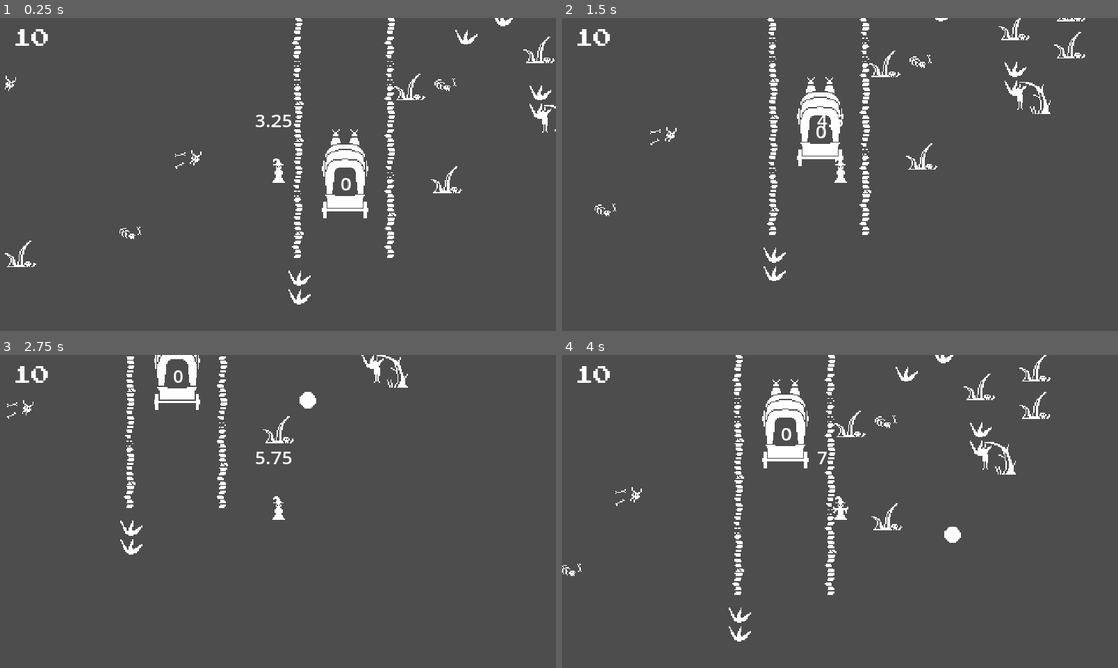
Above: before the commit, frames 1-4 (two rows, left to right).
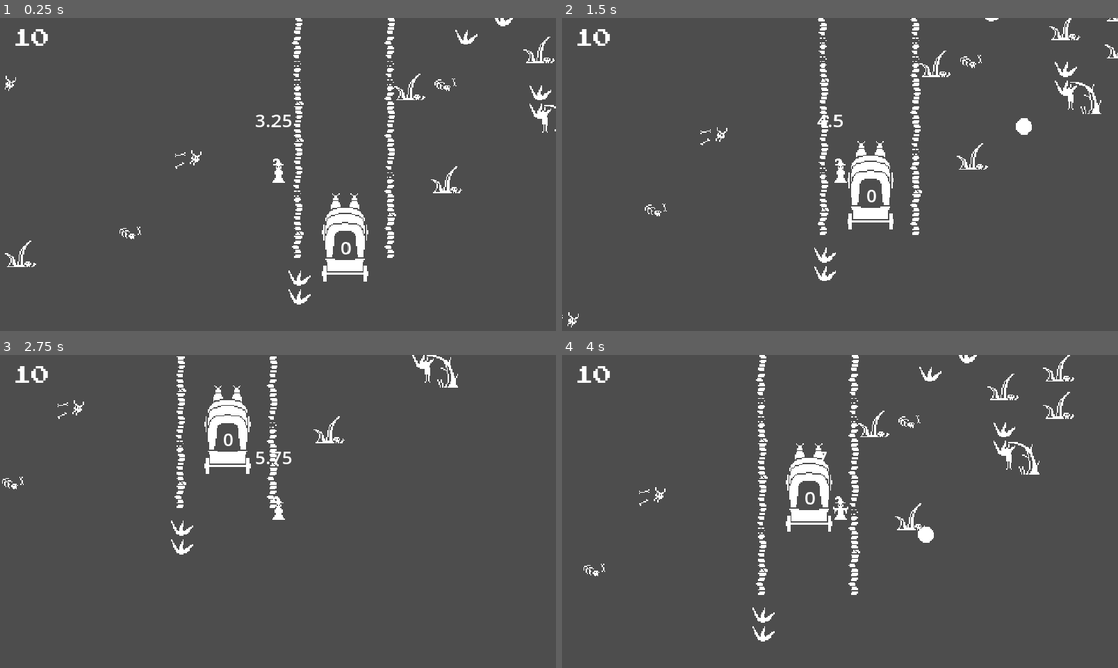
Above: after the commit, the same moments.

Repository: DanX3/1bitjam
Game: Godot game, scene res://scenes/world.tscn
The game is run twice, just before and just after one commit, with the same random seed, the same clock (stepped at 60 frames per second) and the same inputs. This scene is started directly instead of the project's main scene.
Inputs (mouse positions are in pixels of both pictures, inside the frame that each line leads up to):
- Up to frame 1 (0.25 s): no input
- Up to frame 2 (1.5 s): tap Enter (ui_accept) at 0.5, 0.77 s; move the mouse to (962, 158) at 0.52 s; hold D (move_right) 0.53-1.28 s; click (962, 158) at 0.6 s; move the mouse to (728, 190) at 1.27 s; hold S (move_down) from 1.28 s (still down); tap Shift at 1.35 s
- Up to frame 3 (2.75 s): tap Enter (ui_accept) at 1.52 s; move the mouse to (333, 442) at 2.02 s; release S (move_down) at 2.03 s; hold D (move_right) from 2.03 s (still down); click (333, 442) at 2.1 s
- Up to frame 4 (4 s): move the mouse to (812, 574) at 2.77 s; release D (move_right) at 2.78 s; hold W (move_up) 2.78-3.53 s; tap Shift at 2.85 s; tap Enter (ui_accept) at 3.02, 3.77 s; move the mouse to (1006, 558) at 3.52 s; hold A (move_left) from 3.53 s (still down); click (1006, 558) at 3.6 s

The runs differ from the first frame. In frame 1, 2.1% of the frame differs, in the area x 57-67%, y 35-85%; in frame 2, 6.0%; in frame 3, 4.3%; in frame 4, 6.8%, in the area x 0-93%, y 0-92%.

Commit message:
update collision layers

Diff:
--- a/scenes/Player.tscn
+++ b/scenes/Player.tscn
@@ -1,12 +1,10 @@
-[gd_scene load_steps=23 format=3 uid="uid://bmh6w5rpihe7x"]
+[gd_scene load_steps=21 format=3 uid="uid://bmh6w5rpihe7x"]
 
 [ext_resource type="Script" path="res://scripts/player.gd" id="1_n43ng"]
-[ext_resource type="Texture2D" uid="uid://cg25it17a52me" path="res://assets/wizard_shooting.png" id="3_a8rjc"]
+[ext_resource type="Texture2D" uid="uid://or8hq3jr1moe" path="res://assets/wizard_shooting.png" id="3_a8rjc"]
 [ext_resource type="Texture2D" uid="uid://b3axu3nrmqki3" path="res://assets/wizard_prepare.png" id="4_6kw2m"]
 [ext_resource type="Script" path="res://library/scripts/Cooldown.gd" id="4_xl085"]
-[ext_resource type="Texture2D" uid="uid://dey5ve8q6mq4n" path="res://assets/wizard_idle.png" id="5_sbtgt"]
-[ext_resource type="Texture2D" uid="uid://siv462vqa644" path="res://assets/border.png" id="6_rw7i7"]
-[ext_resource type="Texture2D" uid="uid://dwk382eg4e650" path="res://assets/white.png" id="7_tic3v"]
+[ext_resource type="Texture2D" uid="uid://cjqke5ul4nod5" path="res://assets/wizard_idle.png" id="5_sbtgt"]
 
 [sub_resource type="RectangleShape2D" id="RectangleShape2D_llq8b"]
 size = Vector2(11, 14)
@@ -152,7 +150,7 @@
 }
 
 [node name="Player" type="CharacterBody2D" node_paths=PackedStringArray("camera")]
-collision_mask = 10
+collision_mask = 26
 script = ExtResource("1_n43ng")
 speed = 100
 camera = NodePath("Camera2D")
@@ -200,7 +198,5 @@
 stretch_margin_top = 4
 stretch_margin_right = 4
 stretch_margin_bottom = 4
-texture_under = ExtResource("6_rw7i7")
-texture_progress = ExtResource("7_tic3v")
 
 [connection signal="animation_finished" from="AnimatedSprite2D" to="." method="_on_animated_sprite_2d_animation_finished"]
--- a/scenes/caravan.tscn
+++ b/scenes/caravan.tscn
@@ -15,7 +15,7 @@
 collision_layer = 16
 collision_mask = 0
 script = ExtResource("1_bvopd")
-speed = 100
+speed = 20
 
 [node name="Sprite2D" type="Sprite2D" parent="."]
 texture_filter = 1
--- a/scenes/world.tscn
+++ b/scenes/world.tscn
@@ -51,6 +51,7 @@
 
 [node name="Player" parent="." instance=ExtResource("1_ybli1")]
 position = Vector2(361, 219)
+collision_mask = 26
 
 [node name="Label" type="Label" parent="Player"]
 offset_left = -20.0
@@ -99,5 +100,4 @@
 shape = SubResource("RectangleShape2D_8oeb2")
 
 [node name="Caravan" parent="." instance=ExtResource("2_al6kb")]
-position = Vector2(419, 214)
-speed = 20
+position = Vector2(419, 269)
